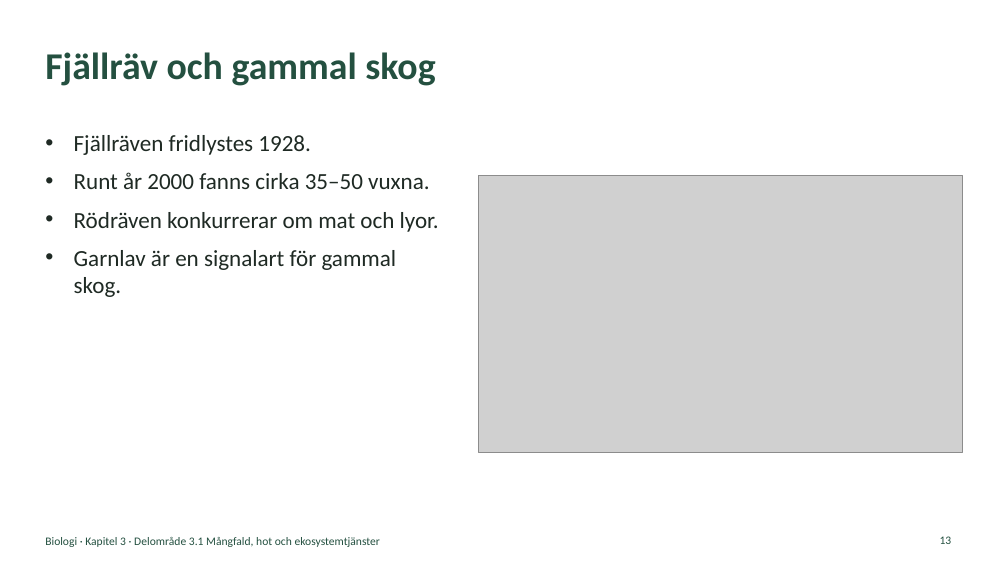
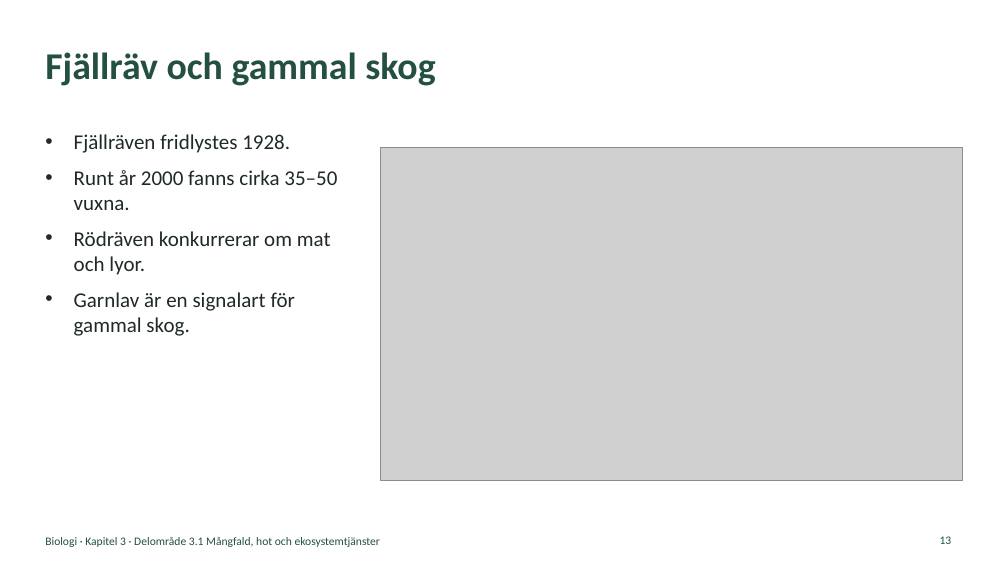
Before and after one commit to sweviktor95/pluggis, a slide deck: slide 13 of planering/biologi-omrade3/biologi-3-1-mangfald-hot-och-ekosystemtjanster.pptx. Drawn at 1008x567 pixels with LibreOffice and Linux fonts; fonts in the diff are those of the drawing; grey boxes stand for pictures. Boxes give left, top, right and bottom in pixels: in the first picture for what was removed or moved away, otherwise in the second. Text is boxed around its words. In the diff, an @@ line names an element or a change of style, - is before the commit and + after.

```diff
--- a/planering/biologi-omrade3/biologi-3-1-mangfald-hot-och-ekosystemtjanster.pptx
+++ b/planering/biologi-omrade3/biologi-3-1-mangfald-hot-och-ekosystemtjanster.pptx
@@ text "Fjällräven fridlystes 1928." at [74,134,337,336]: size 22 to 20 pt @@
@@ picture: place and size @@
-picture at [479,175,963,453]
+picture at [380,147,963,480]
```
Also in this commit, not shown: 5 other slides changed, 32 other files.
